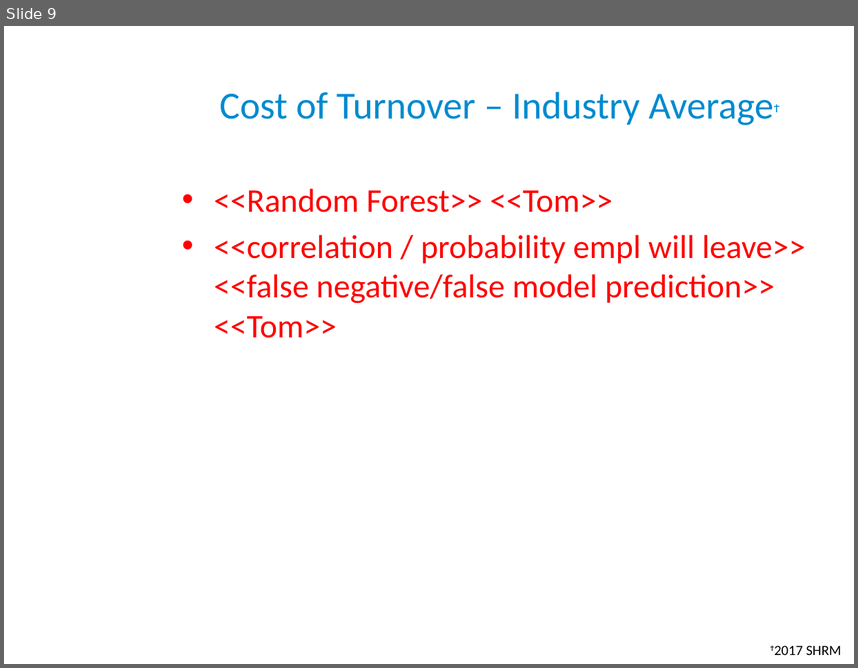
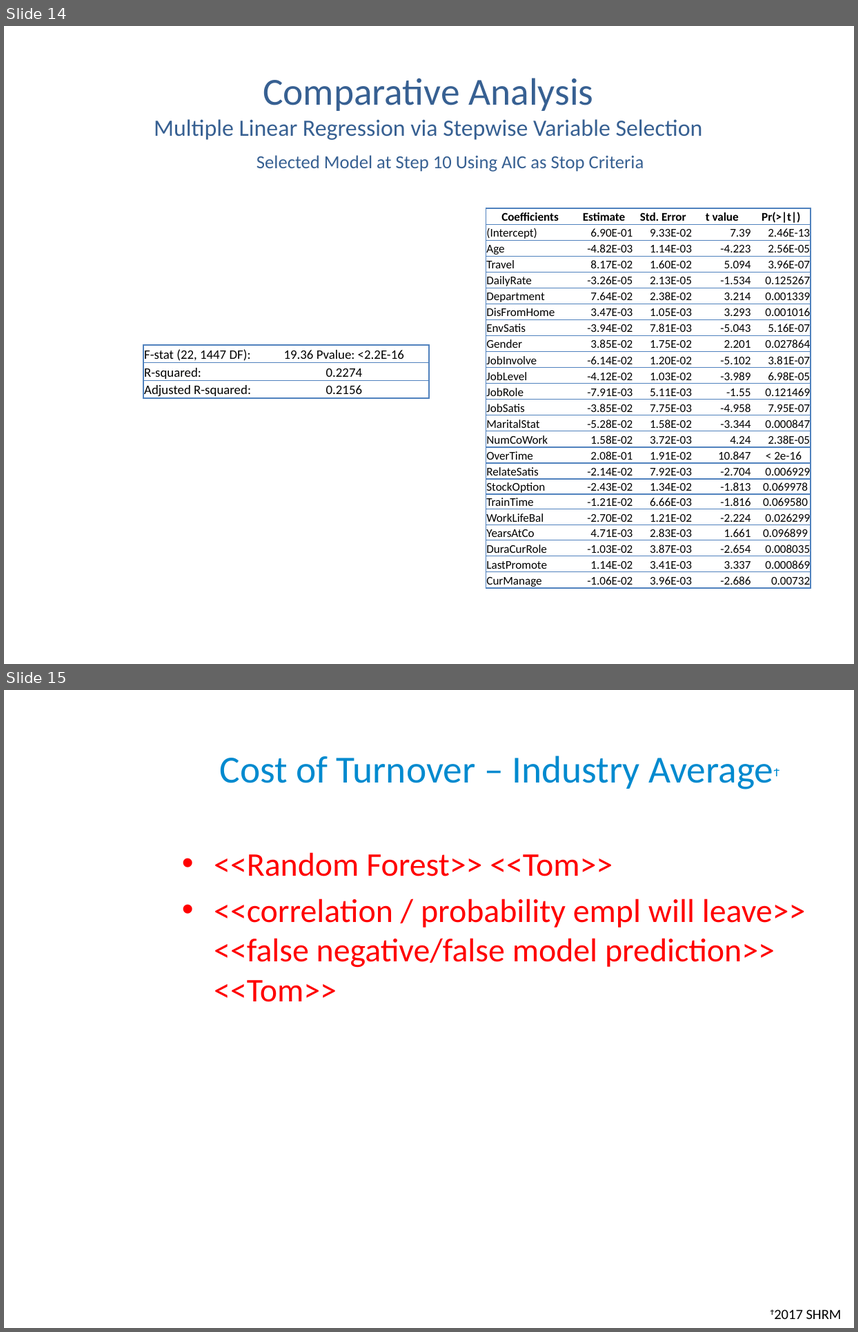
Before and after one commit to anguyen-07/DDS6306_CaseStudy02, a slide deck: DDSAnalytics_CaseStudy2_Updated.pptx. Shown one above the other, each under a label of ours: slide 9 before the commit, slides 14 and 15 after it. The pictures are 858x668 and 858x1332 pixels, drawn with LibreOffice and Linux fonts; fonts in the diff are those of the drawing; background and template pictures are left out. Boxes give left, top, right and bottom in pixels: in the first picture for what was removed or moved away, otherwise in the second. Text is boxed around its words. In the diff, an @@ line names an element or a change of style, - is before the commit and + after.

```diff
--- a/DDSAnalytics_CaseStudy2_Updated.pptx
+++ b/DDSAnalytics_CaseStudy2_Updated.pptx
@@ slide 14 added at (4, 26, 854, 664), background picture (left out) @@
@@ title added at (154, 78, 703, 140), 19.8 pt, text #376092 @@
+Comparative Analysis
+Multiple Linear Regression via Stepwise Variable Selection
@@ text added at (257, 155, 644, 172), 15.6 pt, text #376092 @@
+Selected Model at Step 10 Using AIC as Stop Criteria
@@ table added at (486, 208, 813, 590), 24 rows, 5 columns @@
+Coefficients | Estimate | Std. Error | t value | Pr(>|t|)
+(Intercept) | 6.90E-01 | 9.33E-02 | 7.39 | 2.46E-13
+Age | -4.82E-03 | 1.14E-03 | -4.223 | 2.56E-05
+Travel | 8.17E-02 | 1.60E-02 | 5.094 | 3.96E-07
+DailyRate | -3.26E-05 | 2.13E-05 | -1.534 | 0.125267
+Department | 7.64E-02 | 2.38E-02 | 3.214 | 0.001339
+DisFromHome | 3.47E-03 | 1.05E-03 | 3.293 | 0.001016
+EnvSatis | -3.94E-02 | 7.81E-03 | -5.043 | 5.16E-07
+Gender | 3.85E-02 | 1.75E-02 | 2.201 | 0.027864
+JobInvolve | -6.14E-02 | 1.20E-02 | -5.102 | 3.81E-07
+JobLevel | -4.12E-02 | 1.03E-02 | -3.989 | 6.98E-05
+JobRole | -7.91E-03 | 5.11E-03 | -1.55 | 0.121469
+JobSatis | -3.85E-02 | 7.75E-03 | -4.958 | 7.95E-07
+MaritalStat | -5.28E-02 | 1.58E-02 | -3.344 | 0.000847
+NumCoWork | 1.58E-02 | 3.72E-03 | 4.24 | 2.38E-05
+OverTime | 2.08E-01 | 1.91E-02 | 10.847 | < 2e-16
+RelateSatis | -2.14E-02 | 7.92E-03 | -2.704 | 0.006929
+StockOption | -2.43E-02 | 1.34E-02 | -1.813 | 0.069978
+TrainTime | -1.21E-02 | 6.66E-03 | -1.816 | 0.069580
+WorkLifeBal | -2.70E-02 | 1.21E-02 | -2.224 | 0.026299
+YearsAtCo | 4.71E-03 | 2.83E-03 | 1.661 | 0.096899
+DuraCurRole | -1.03E-02 | 3.87E-03 | -2.654 | 0.008035
+LastPromote | 1.14E-02 | 3.41E-03 | 3.337 | 0.000869
+CurManage | -1.06E-02 | 3.96E-03 | -2.686 | 0.00732
@@ table added at (143, 345, 429, 401), 3 rows, 2 columns @@
+F-stat (22, 1447 DF): | 19.36 Pvalue: <2.2E-16
+R-squared: | 0.2274
+Adjusted R-squared: | 0.2156
@@ what was slide 9 is now slide 15 @@
```
Also in this commit, not shown: 5 other slides added.
